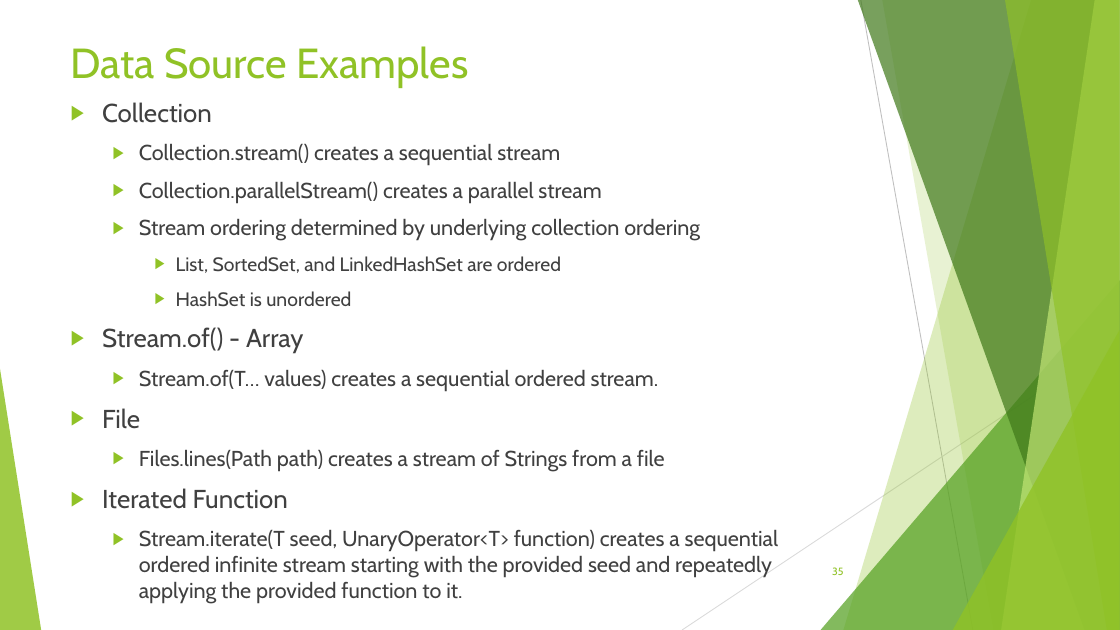
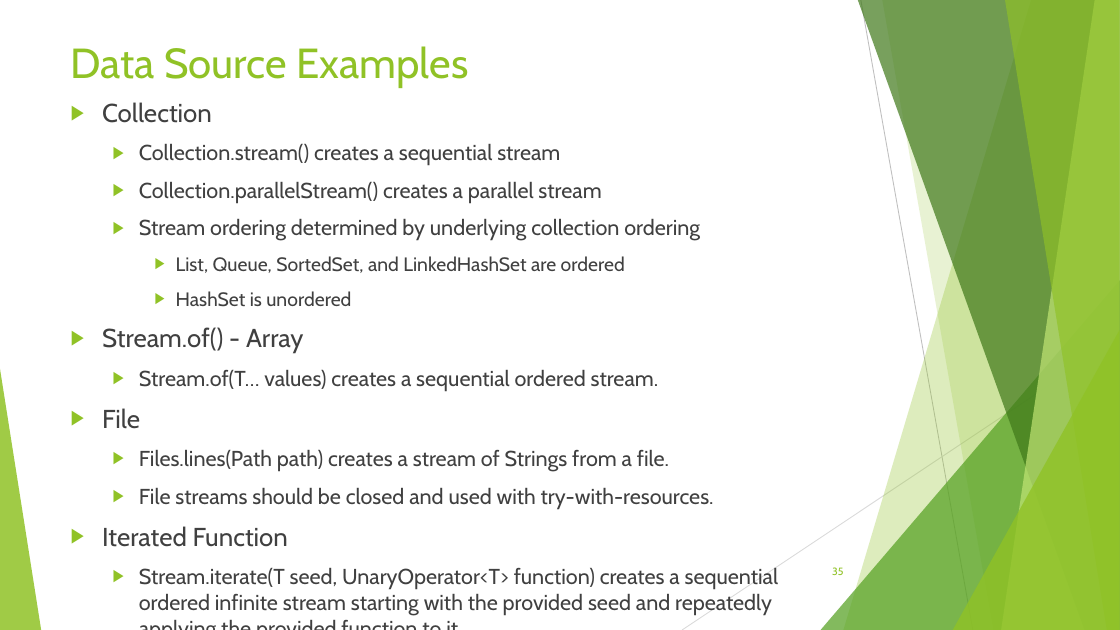
Before and after one commit to RichardRoda/2017-CodePaLOUsa-Lambda, a slide deck: slide 35 of Learning to Love the Lambda in the Stream.pptx. Drawn at 1120x630 pixels with LibreOffice and Linux fonts; fonts in the diff are those of the drawing. Boxes give left, top, right and bottom in pixels: in the first picture for what was removed or moved away, otherwise in the second. Text is boxed around its words. In the diff, an @@ line names an element or a change of style, - is before the commit and + after.

```diff
--- a/Learning to Love the Lambda in the Stream.pptx
+++ b/Learning to Love the Lambda in the Stream.pptx
@@ text at (176, 256, 625, 273): text changed @@
-    ▶ List, SortedSet, and LinkedHashSet are ordered
+    ▶ List, Queue, SortedSet, and LinkedHashSet are ordered
@@ text at (139, 450, 714, 509): text changed @@
-  ▶ Files.lines(Path path) creates a stream of Strings from a file
+  ▶ Files.lines(Path path) creates a stream of Strings from a file.
+  ▶ File streams should be closed and used with try-with-resources.
```
Also in this commit, not shown: 13 other slides changed, 1 other file.
